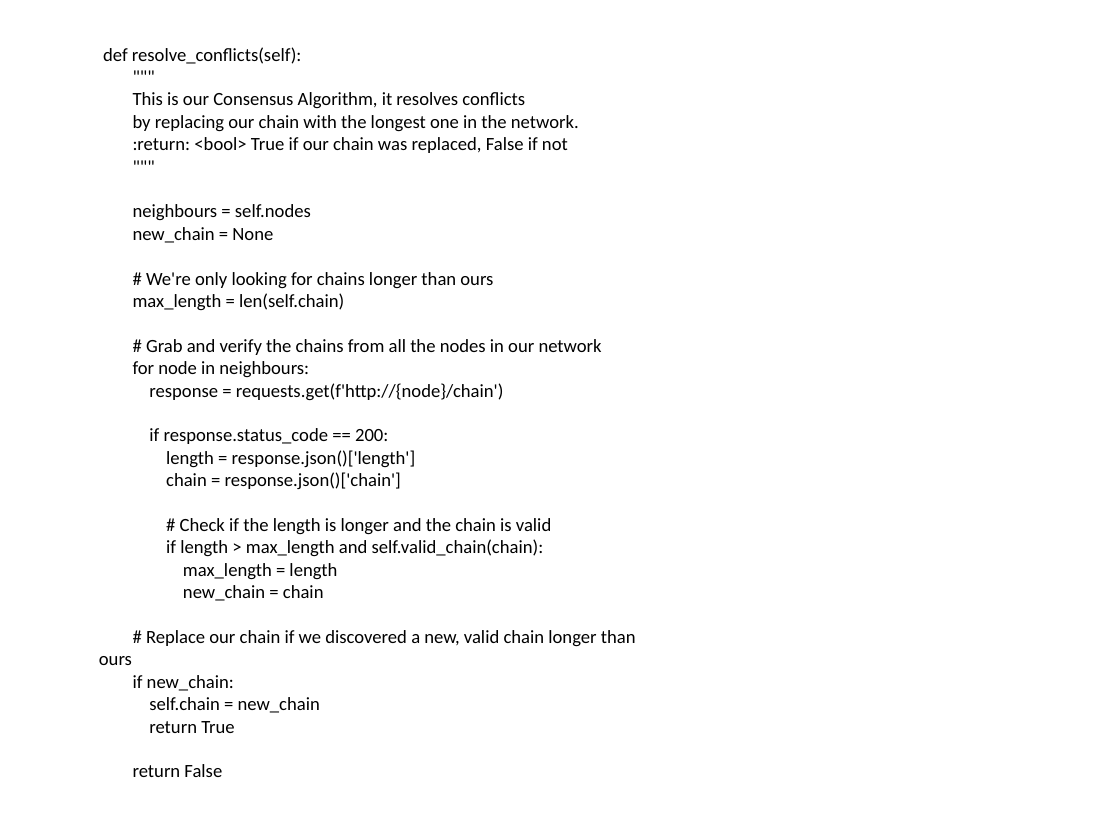
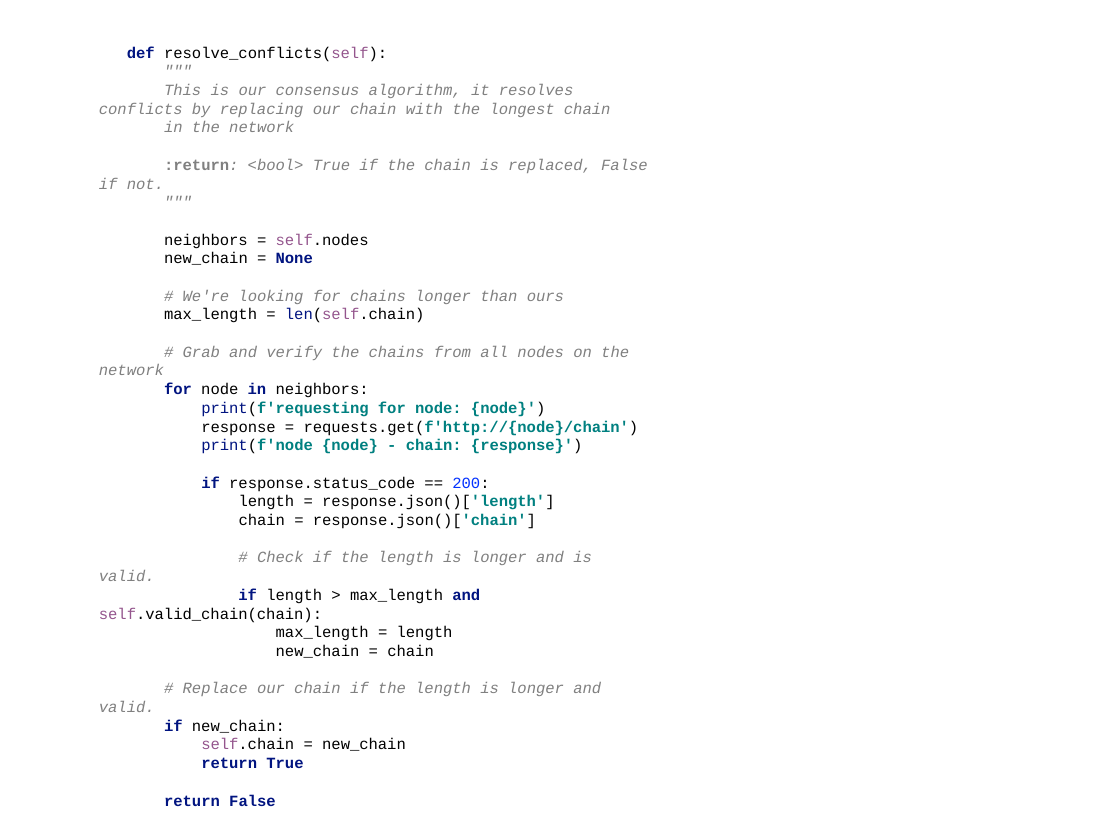
Before and after one commit to pkankipati/myblockchain, a slide deck: slide 50 of docs/Build a private blockchain.pptx (slide 49 before the commit). Drawn at 1120x840 pixels with LibreOffice and Linux fonts; fonts in the diff are those of the drawing. Boxes give left, top, right and bottom in pixels: in the first picture for what was removed or moved away, otherwise in the second. Text is boxed around its words. In the diff, an @@ line names an element or a change of style, - is before the commit and + after.

```diff
--- a/docs/Build a private blockchain.pptx
+++ b/docs/Build a private blockchain.pptx
@@ text at [99, 46, 639, 768]: size 12 to 10 pt, font Calibri to Courier New in "def resolve_conflicts(self):", """"", """"", "new_chain = None" and 12 more places; text colour #000000 to #011480 in "def", "None", "len(self.chain)", "if" and 4 more places; text colour #000000 to #94558D in "resolve_conflicts(self):", "len(self.chain)", "self.valid_chain(chain):", "self.chain"; bold on in "def", "None", "requests.get(f'http://{node}/chain')", "if" and 6 more places; text colour #000000 to #808080, italic on in """"", """""; text colour #000000 to #008080 in "requests.get(f'http://{node}/chain')", "response.json()['length']", "response.json()['chain']"; text colour #000000 to #0432FF in "200:"; list level 1 to 2 in "def resolve_conflicts(self):"; list level 1 to 2 in """""; list level 1 to 2 in "new_chain = None"; list level 1 to 2 in "max_length = len(self.chain)"; list level 1 to 2 in "response = requests.get(f'http://{node}/chain')"; list level 1 to 2 in "if response.status_code == 200:"; list level 1 to 2 in "length = response.json()['length']"; list level 1 to 2 in "chain = response.json()['chain']"; list level 1 to 2 in "if length > max_length and ..."; list level 1 to 2 in "max_length = length"; list level 1 to 2 in "new_chain = chain"; list level 1 to 2 in "if new_chain:"; list level 1 to 2 in "self.chain = new_chain"; list level 1 to 2 in "return True"; list level 1 to 2 in "return False" @@
@@ text at [99, 84, 648, 189]: text changed; size 12 to 10 pt; font Calibri to Courier New; text colour #000000 to #808080; italic on @@
-This is our Consensus Algorithm, it resolves conflicts
-by replacing our chain with the longest one in the network.
-:return: <bool> True if our chain was replaced, False if not
+  This is our consensus algorithm, it resolves conflicts by replacing our chain with the longest chain
+  in the network
+  :return: <bool> True if the chain is replaced, False if not.
@@ text at [164, 233, 369, 249]: text changed; size 12 to 10 pt; font Calibri to Courier New @@
-neighbours = self.nodes
+  neighbors = self.nodes
@@ text at [183, 290, 564, 304]: text changed; size 12 to 10 pt; font Calibri to Courier New; text colour #000000 to #808080; italic on @@
-# We're only looking for chains longer than ours
+  # We're looking for chains longer than ours
@@ text at [99, 346, 629, 417]: text changed; size 12 to 10 pt; font Calibri to Courier New; text colour #000000 to #808080 @@
-# Grab and verify the chains from all the nodes in our network
-for node in neighbours:
+  # Grab and verify the chains from all nodes on the network
+  for node in neighbors:
+  print(f'requesting for node: {node}')
@@ text at [201, 439, 583, 454]: paragraph added @@
+  print(f'node {node} - chain: {response}')
@@ text at [99, 551, 592, 581]: text changed; size 12 to 10 pt; font Calibri to Courier New; text colour #000000 to #808080; italic on @@
-# Check if the length is longer and the chain is valid
+  # Check if the length is longer and is valid.
@@ text at [99, 682, 601, 712]: text changed; size 12 to 10 pt; font Calibri to Courier New; text colour #000000 to #808080; italic on @@
-# Replace our chain if we discovered a new, valid chain longer than ours
+  # Replace our chain if the length is longer and valid.
```
Also in this commit, not shown: 21 other slides changed, 2 slides added, 1 other file.
